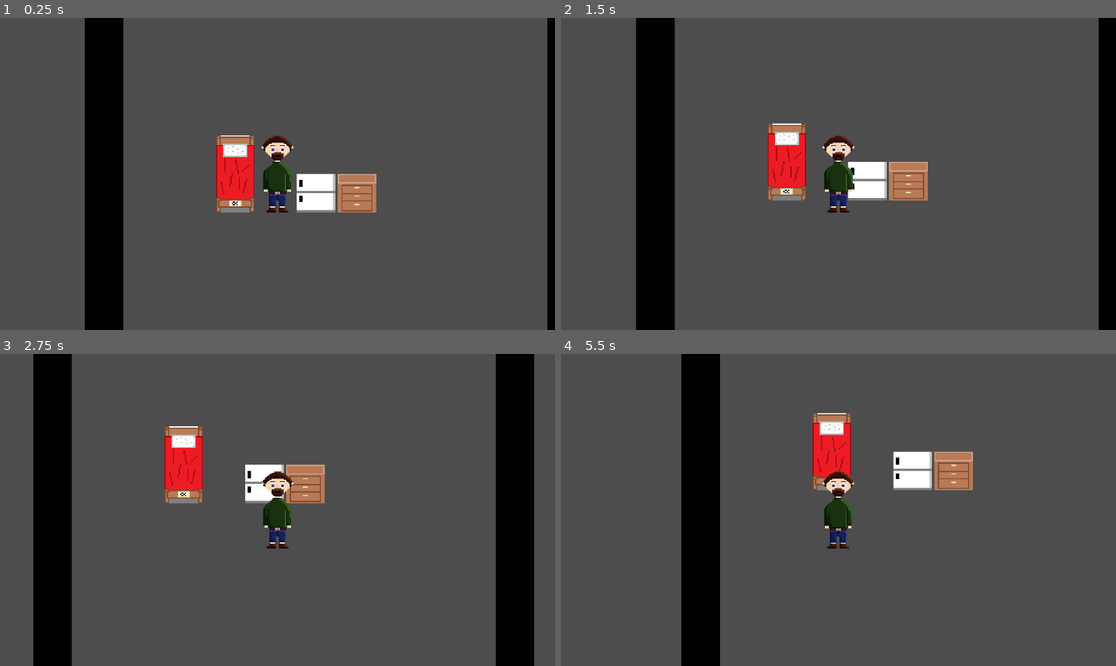
Above: before the commit, frames 1-4 (two rows, left to right).
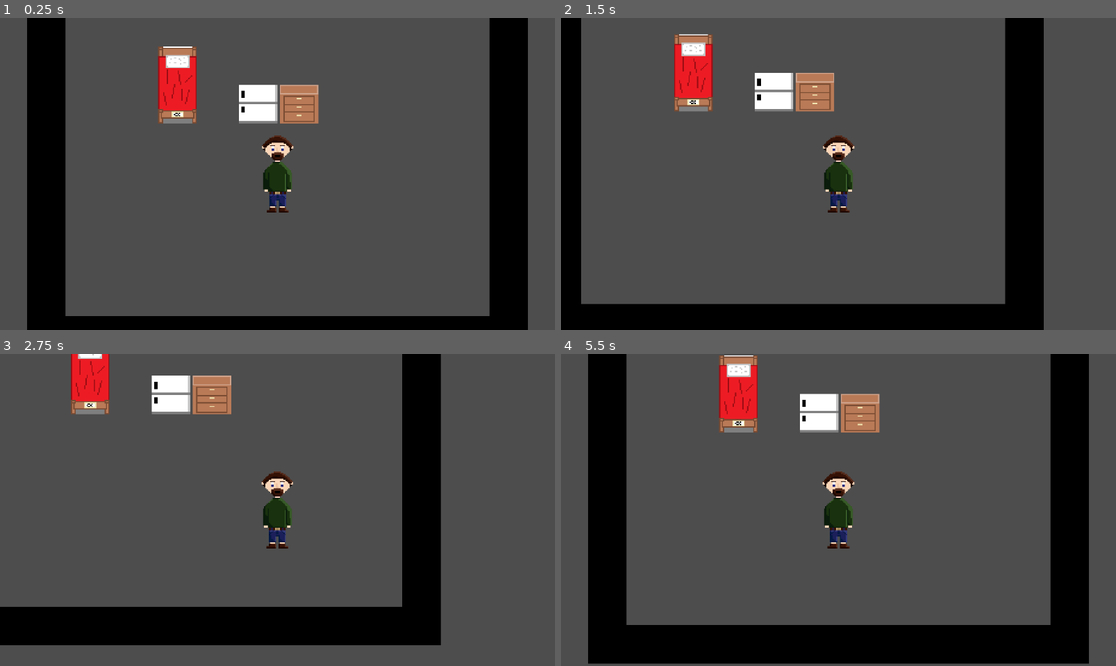
Above: after the commit, the same moments.

Repository: jallenh789/One-Dur-Bread
Game: Godot game, scene res://Scenes/Game scene/game_scene.tscn
Same seed, same stepped clock (60 frames per second), same inputs: the game is played once before the commit and once after it.
Inputs:
- Up to frame 1 (0.25 s): no input
- Up to frame 2 (1.5 s): tap Enter at 0.5 s; hold D (move_right) 0.53-1.28 s; hold E (interact, bound only after the commit) 0.53-1.28 s; hold S (move_down) from 1.28 s (still down); tap E (interact, bound only after the commit) at 1.35 s
- Up to frame 3 (2.75 s): release S (move_down) at 2.03 s; hold D (move_right) from 2.03 s (still down); hold E (interact, bound only after the commit) from 2.03 s (still down)
- Up to frame 4 (5.5 s): release D (move_right) at 2.78 s; release E (interact, bound only after the commit) at 2.78 s; hold W (move_up) 2.78-3.53 s; tap E (interact, bound only after the commit) at 2.85, 4.35 s; hold E (interact, bound only after the commit) 3.53-4.28 s; hold A (move_left) 3.53-5.03 s; hold S (move_down) from 5.03 s (still down); hold E (interact, bound only after the commit) from 5.03 s (still down)

The runs differ from the first frame. In frame 1, 32% of the frame differs, in the area x 4-100%, y 0-100%; in frame 2, 33%; in frame 3, 34%; in frame 4, 35%, in the area x 4-96%, y 0-100%.
Error after the commit: Invalid assignment of property or key 'interact' with value of type 'Callable' on a base object of type 'Area2D (interactable.gd)'. (res://Scenes/Room)

Commit message:
Interactions (#9)
* interactions

* changes

* fridge interaction

---------

Co-authored-by: jujuman11 <jujuman11@yahoo.com>

Diff:
--- a/Scenes/Game scene/game_scene.tscn
+++ b/Scenes/Game scene/game_scene.tscn
@@ -10,6 +10,7 @@
 tile_size = Vector2i(32, 32)
 
 [node name="GameScene" type="Node2D"]
+position = Vector2(57, 33)
 
 [node name="ObstacleLayer" type="TileMapLayer" parent="."]
 tile_set = SubResource("TileSet_0nga1")
@@ -24,6 +25,7 @@
 position = Vector2(-35, 0)
 
 [node name="Player" parent="." instance=ExtResource("4_guf3j")]
+position = Vector2(48, 74)
 
 [node name="Camera2D" type="Camera2D" parent="Player"]
 zoom = Vector2(2.5, 2.5)
--- a/Scenes/Player/Player.tscn
+++ b/Scenes/Player/Player.tscn
@@ -1,19 +1,23 @@
-[gd_scene load_steps=4 format=3 uid="uid://b8bodxvggafb5"]
+[gd_scene load_steps=5 format=3 uid="uid://b8bodxvggafb5"]
 
 [ext_resource type="Script" uid="uid://ch5y1ilx0jt08" path="res://Scenes/Player/player.gd" id="1_ft8w5"]
 [ext_resource type="Texture2D" uid="uid://uv20gt5nrr60" path="res://Assets/Actor/Player/Shaded_64_bit_Character_original_size.png" id="2_ft8w5"]
+[ext_resource type="PackedScene" uid="uid://b4ggbjkpsjqt3" path="res://interactable components/interacting_compnonent.tscn" id="3_h54ih"]
 
 [sub_resource type="CapsuleShape2D" id="CapsuleShape2D_ft8w5"]
 radius = 8.0
-height = 24.0
 
 [node name="CharacterBody2D" type="CharacterBody2D"]
+position = Vector2(17, 37)
 motion_mode = 1
 script = ExtResource("1_ft8w5")
 
 [node name="Player" type="Sprite2D" parent="."]
 texture = ExtResource("2_ft8w5")
 
+[node name="interacting component" parent="Player" instance=ExtResource("3_h54ih")]
+position = Vector2(-1, 9)
+
 [node name="CollisionShape2D" type="CollisionShape2D" parent="."]
-position = Vector2(0, 18)
+position = Vector2(0, 19)
 shape = SubResource("CapsuleShape2D_ft8w5")
--- a/Scenes/Player/player.gd
+++ b/Scenes/Player/player.gd
@@ -11,7 +11,7 @@
 
 
 # Called every frame. 'delta' is the elapsed time since the previous frame.
-func _process(delta: float) -> void:
+func _process(_delta: float) -> void:
 
 	var move_vector: Vector2 = Input.get_vector("move_left", "move_right", "move_up", "move_down")
 
--- /dev/null
+++ b/Scenes/Room objects/Fridge/fridge.gd
@@ -0,0 +1,12 @@
+extends StaticBody2D
+
+@onready var interactable: Area2D = $interactable
+
+
+func _ready() -> void:
+	interactable.interact = _on_interact
+
+
+func _on_interact():
+	print("That is a fridge")
+	interactable.is_interactable = true
--- a/Scenes/Room objects/Fridge/fridge.tscn
+++ b/Scenes/Room objects/Fridge/fridge.tscn
@@ -1,14 +1,28 @@
-[gd_scene load_steps=3 format=3 uid="uid://re77w34lhpv2"]
+[gd_scene load_steps=6 format=3 uid="uid://re77w34lhpv2"]
 
+[ext_resource type="Script" uid="uid://ch6sn23q1buyo" path="res://Scenes/Room objects/Fridge/fridge.gd" id="1_6qsge"]
 [ext_resource type="Texture2D" uid="uid://d1sw3ivpalaln" path="res://Assets/Backgrounds/Room Objects/Fridge/fridge.png" id="1_s1ena"]
+[ext_resource type="PackedScene" uid="uid://ddu1j52p5nyt7" path="res://interactable components/interactable.tscn" id="3_muxh0"]
 
 [sub_resource type="RectangleShape2D" id="RectangleShape2D_4s8k2"]
 size = Vector2(32, 32)
 
+[sub_resource type="CircleShape2D" id="CircleShape2D_53ttk"]
+radius = 29.4279
+
 [node name="Fridge" type="StaticBody2D"]
+script = ExtResource("1_6qsge")
 
 [node name="Sprite2D" type="Sprite2D" parent="."]
 texture = ExtResource("1_s1ena")
 
 [node name="CollisionShape2D" type="CollisionShape2D" parent="."]
 shape = SubResource("RectangleShape2D_4s8k2")
+
+[node name="interactable" parent="." instance=ExtResource("3_muxh0")]
+position = Vector2(70, 101)
+interact_name = "Check Fridge"
+
+[node name="CollisionShape2D" type="CollisionShape2D" parent="interactable"]
+position = Vector2(-70, -100)
+shape = SubResource("CircleShape2D_53ttk")
--- /dev/null
+++ b/interactable components/interactable.gd
@@ -0,0 +1,7 @@
+extends Area2D
+
+@export var interact_name: String = ""
+@export var is_interactable: bool = true
+
+func _interact():
+	pass
--- /dev/null
+++ b/interactable components/interactable.tscn
@@ -0,0 +1,8 @@
+[gd_scene load_steps=2 format=3 uid="uid://ddu1j52p5nyt7"]
+
+[ext_resource type="Script" uid="uid://qjusttkc8a4w" path="res://interactable components/interactable.gd" id="1_nyf5r"]
+
+[node name="interactable" type="Area2D"]
+position = Vector2(30, 58)
+collision_mask = 0
+script = ExtResource("1_nyf5r")
--- /dev/null
+++ b/interactable components/interacting_compnonent.gd
@@ -0,0 +1,39 @@
+extends Node2D
+
+@onready var interactlabel: Label = $interactlabel
+var current_interactions := []
+var can_interact := true
+
+func _input(event: InputEvent) -> void:
+	if event.is_action_pressed("interact") and can_interact:
+		if current_interactions:
+			can_interact = false
+			interactlabel.hide()
+
+			await current_interactions[0].interact.call()
+
+			can_interact = true
+
+
+func _process(_delta: float) -> void:
+	if current_interactions and can_interact :
+		current_interactions.sort_custom(_sort_by_nearest)
+		if current_interactions[0].is_interactable:
+			interactlabel.text = current_interactions[0].interact_name
+			interactlabel.show()
+	else:
+		interactlabel.hide()
+
+
+func _sort_by_nearest(area1, area2):
+	var area1_dist = global_position.distance_to(area1.global_position)
+	var area2_dist = global_position.distance_to(area2.global_position)
+	return area1_dist < area2_dist
+
+
+func _on_interactrange_area_entered(area: Area2D) -> void:
+	current_interactions.push_back(area)
+
+
+func _on_interactrange_area_exited(area: Area2D) -> void:
+	current_interactions.erase(area)
--- /dev/null
+++ b/interactable components/interacting_compnonent.tscn
@@ -0,0 +1,44 @@
+[gd_scene load_steps=5 format=3 uid="uid://b4ggbjkpsjqt3"]
+
+[ext_resource type="Script" uid="uid://f34s06ywg0a0" path="res://interactable components/interacting_compnonent.gd" id="1_c0mha"]
+
+[sub_resource type="CircleShape2D" id="CircleShape2D_nuyy1"]
+radius = 19.0
+
+[sub_resource type="FontVariation" id="FontVariation_c0mha"]
+
+[sub_resource type="LabelSettings" id="LabelSettings_v0tky"]
+font = SubResource("FontVariation_c0mha")
+font_size = 12
+outline_size = 5
+outline_color = Color(0.0726308, 0.0205597, 6.01634e-09, 1)
+
+[node name="interacting component" type="Node2D"]
+position = Vector2(37, 139)
+script = ExtResource("1_c0mha")
+
+[node name="interactrange" type="Area2D" parent="."]
+
+[node name="CollisionShape2D" type="CollisionShape2D" parent="interactrange"]
+shape = SubResource("CircleShape2D_nuyy1")
+
+[node name="interactlabel" type="Label" parent="."]
+anchors_preset = 8
+anchor_left = 0.5
+anchor_top = 0.5
+anchor_right = 0.5
+anchor_bottom = 0.5
+offset_left = -69.0
+offset_top = -62.0
+offset_right = 72.0
+offset_bottom = -13.0
+grow_horizontal = 2
+grow_vertical = 2
+text = "Press E to Interact
+"
+label_settings = SubResource("LabelSettings_v0tky")
+horizontal_alignment = 1
+vertical_alignment = 1
+
+[connection signal="area_entered" from="interactrange" to="." method="_on_interactrange_area_entered"]
+[connection signal="area_exited" from="interactrange" to="." method="_on_interactrange_area_exited"]
--- a/project.godot
+++ b/project.godot
@@ -48,6 +48,11 @@
 , Object(InputEventKey,"resource_local_to_scene":false,"resource_name":"","device":-1,"window_id":0,"alt_pressed":false …(186 unchanged characters)…
 ]
 }
+interact={
+"deadzone": 0.2,
+"events": [Object(InputEventKey,"resource_local_to_scene":false,"resource_name":"","device":-1,"window_id":0,"alt_pressed":false,"shift_pressed":false,"ctrl_pressed":false,"meta_pressed":false,"pressed":false,"keycode":0,"physical_keycode":69,"key_label":0,"unicode":101,"location":0,"echo":false,"script":null)
+]
+}
 
 [rendering]
 
Not shown, added: Scenes/Room objects/Fridge/fridge.gd.uid
Not shown, added: interactable components/interactable.gd.uid
Not shown, added: interactable components/interacting_compnonent.gd.uid
